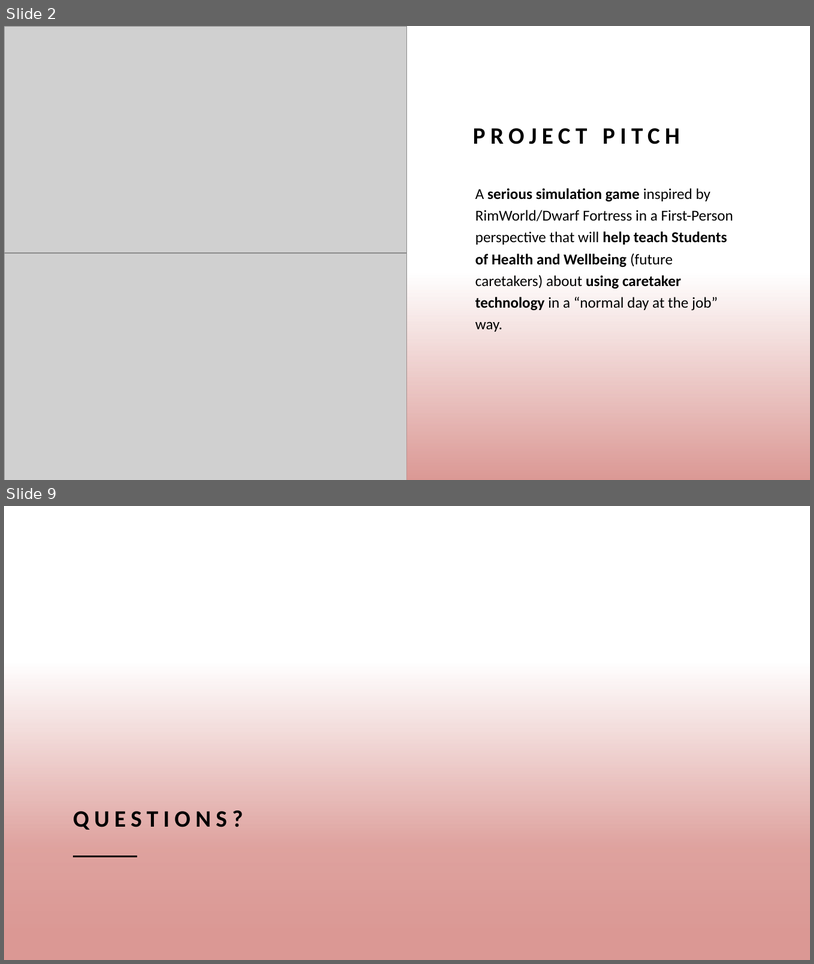
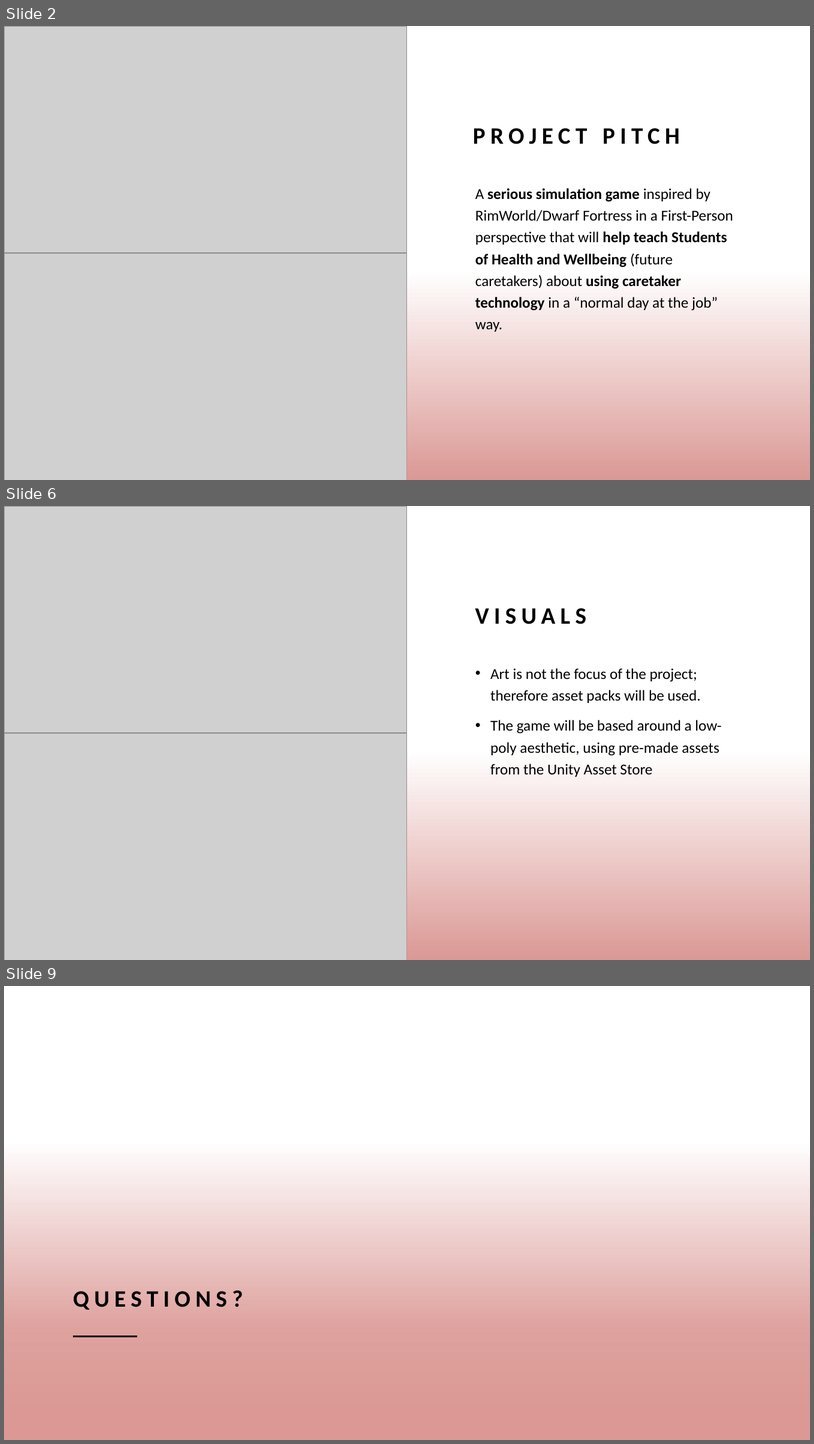
Before and after one commit to Snechar/CaretakerSim, a slide deck: Documents/Pitch.pptx. Shown one above the other, each under a label of ours: slides 2 and 9 before the commit, slides 2, 6 and 9 after it; the slides between them are not shown. The pictures are 814x964 and 814x1444 pixels, drawn with LibreOffice and Linux fonts; fonts in the diff are those of the drawing; grey boxes stand for pictures; background and template pictures are left out. Boxes give left, top, right and bottom in pixels: in the first picture for what was removed or moved away, otherwise in the second. Text is boxed around its words. In the diff, an @@ line names an element or a change of style, - is before the commit and + after.

```diff
--- a/Documents/Pitch.pptx
+++ b/Documents/Pitch.pptx
@@ slide 6 added at (x1=4, y1=506, x2=810, y2=960), background #FFFFFF; not listed: 1 template element that a slide beside it also shows @@
@@ rectangle added at (x1=4, y1=506, x2=810, y2=960), fill #FFFFFF @@
@@ picture added at (x1=4, y1=506, x2=408, y2=733) @@
@@ title added at (x1=476, y1=608, x2=587, y2=624), 28 pt, text #000000, bold @@
+VISUALS
@@ text added at (x1=491, y1=668, x2=722, y2=777), 18 pt, text #000000 @@
+• Art is not the focus of the project; therefore asset packs will be used.
+• The game will be based around a low-poly aesthetic, using pre-made assets from the Unity Asset Store
@@ rectangle added at (x1=408, y1=720, x2=810, y2=960), fill gradient #DB9894 @@
@@ picture added at (x1=4, y1=733, x2=408, y2=960) @@
```
Also in this commit, not shown: 2 slides changed, 4 other slides added, 5 slides removed.
